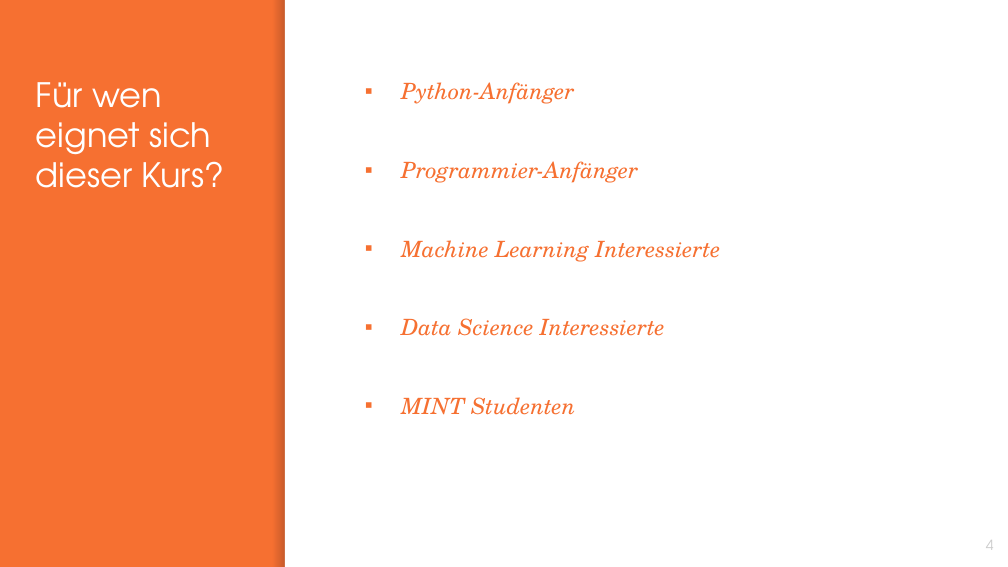
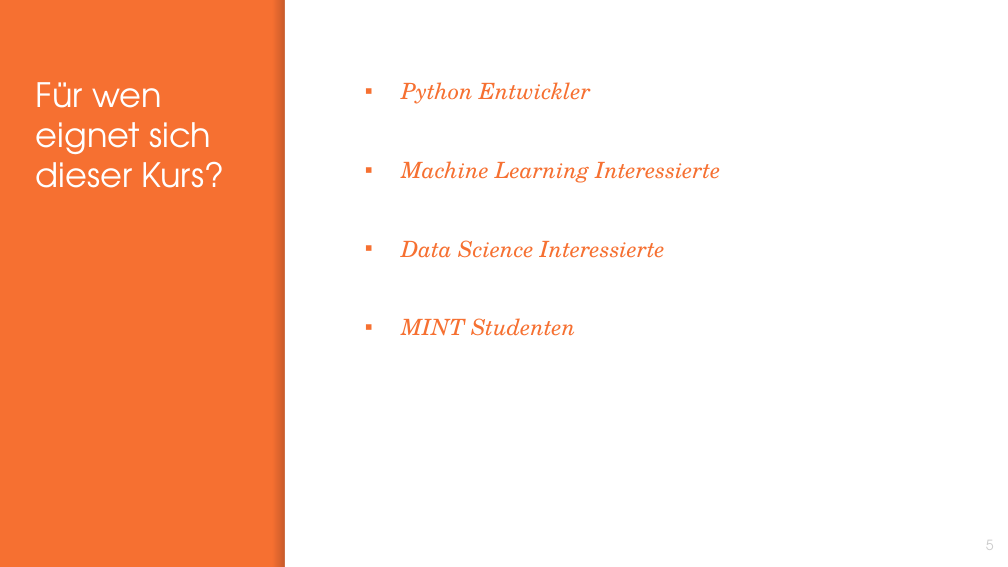
Before and after one commit to tomex74/UdemyPythonPro, a slide deck: slide 5 of Chapter1_Intro/Einleitung.pptx (slide 4 before the commit). Drawn at 1008x567 pixels with LibreOffice and Linux fonts; fonts in the diff are those of the drawing. Boxes give left, top, right and bottom in pixels: in the first picture for what was removed or moved away, otherwise in the second. Text is boxed around its words. In the diff, an @@ line names an element or a change of style, - is before the commit and + after.

```diff
--- a/Chapter1_Intro/Einleitung.pptx
+++ b/Chapter1_Intro/Einleitung.pptx
@@ text at (401,82,591,104): text changed @@
-▪ Python-Anfänger
-▪ Programmier-Anfänger
+▪ Python Entwickler
@@ page number at (986,542,994,550): text changed @@
-4
+5
```
Also in this commit, not shown: 1 other slide changed, 3 slides added, 2 slides removed, 5 other files.
